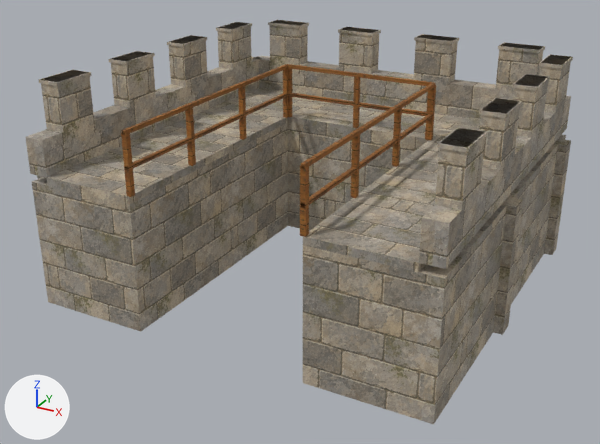
The glTF model assets/fort-variants/parts/castle-curtain-u.gltf, before and after one commit.
Rendered twice from a 50 mm camera at (8.74, -14.06, 6.33) aimed at (2.83, -3.32, 0.96). Lighting does not change. The marker at lower left points along +X, +Y and +Z. The picture after the commit comes second. Where no turn or scale is listed for an object, it has been applied to the vertices.

In view in the first picture: 'curtain-L0-stone', 'guards-L1-wood', 'walkway-L1-stone'.
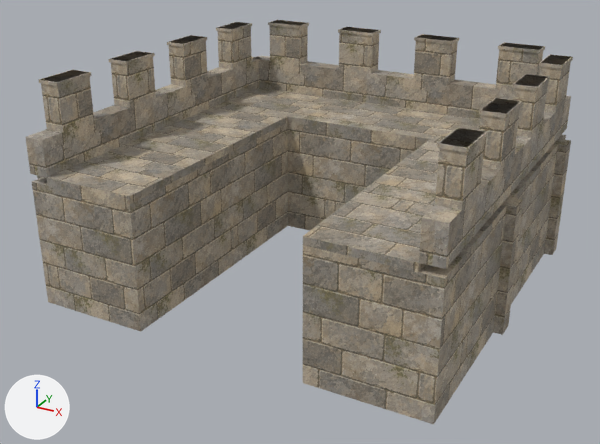
The change, as a diff of the scene's bpy script:
```diff
--- a/assets/fort-variants/parts/castle-curtain-u.gltf.py
+++ b/assets/fort-variants/parts/castle-curtain-u.gltf.py
@@ ob_guards_l1_wood @@
-ob_guards_l1_wood = bpy.data.objects.new('guards-L1-wood', me_guards_l1_wood)
-ob_guards_l1_wood.location = (0.0, 0.0, 0.0)
```

What differs and where, as boxes [x1, y1, x2, y2] in the pictures (600 x 444 px):
'guards-L1-wood', deleted (brown): before [121, 64, 436, 237]
